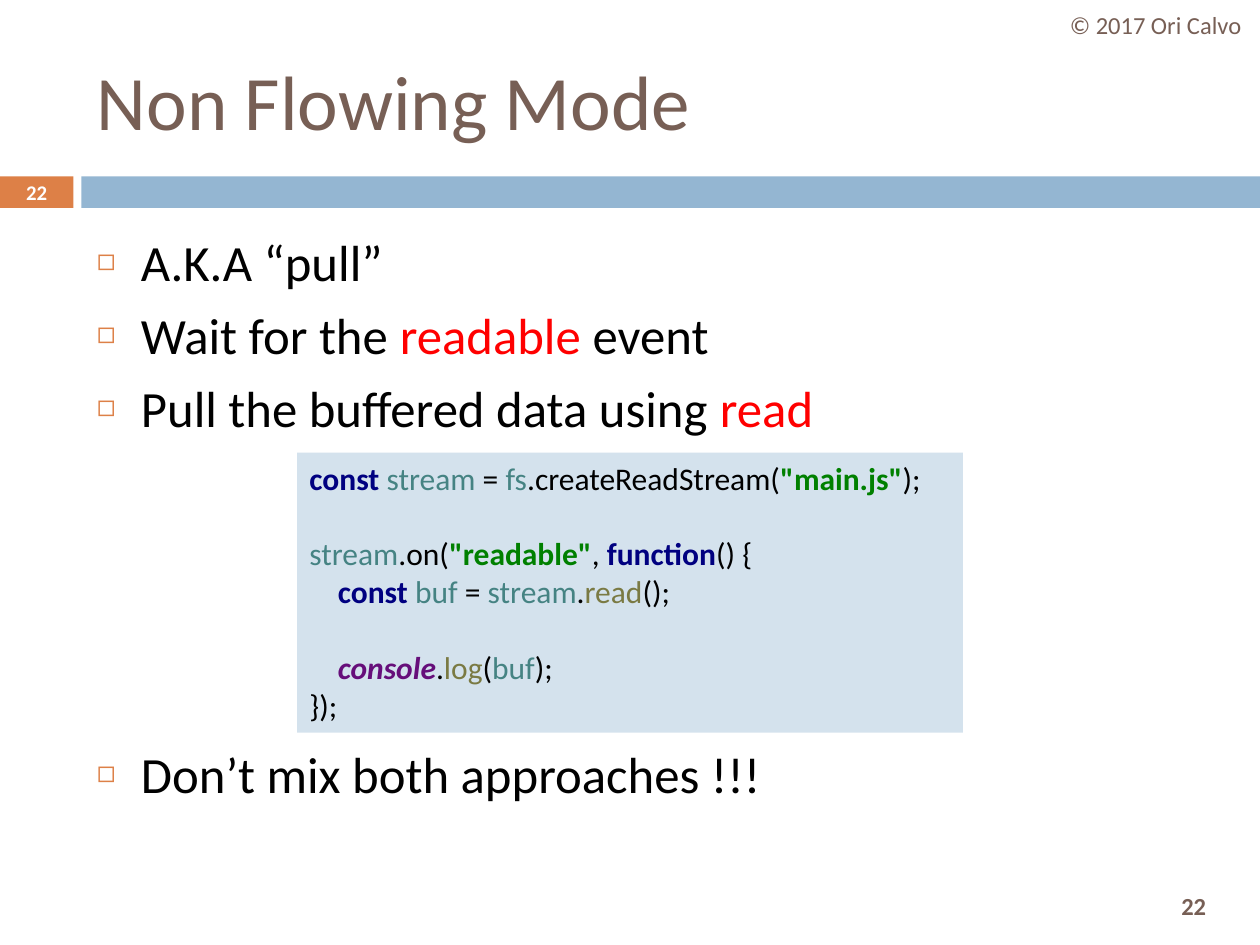
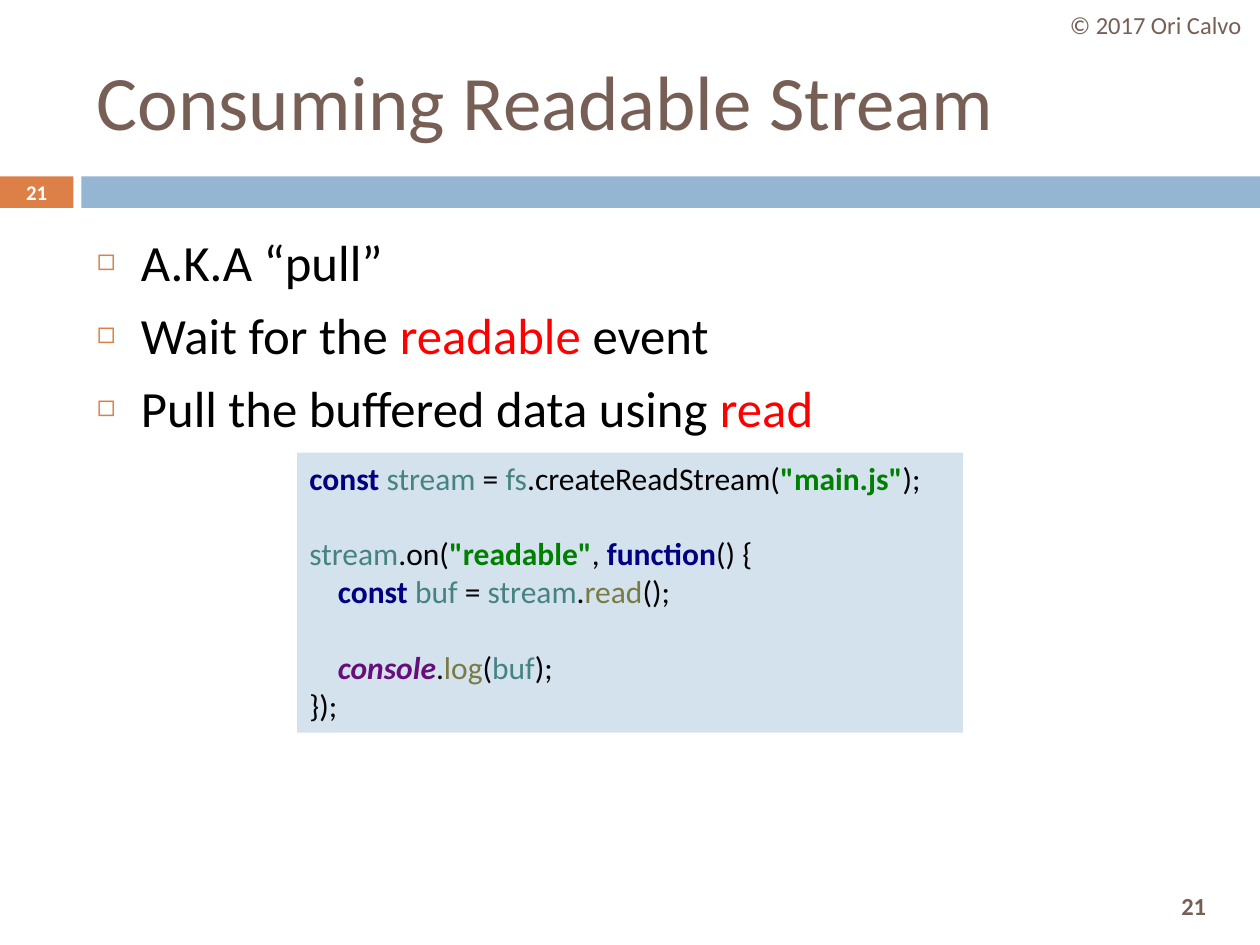
Before and after one commit to oricalvo/course-nodejs, a slide deck: slide 21 of PPTs/05 Core Modules.pptx (slide 22 before the commit). Drawn at 1260x945 pixels with LibreOffice and Linux fonts; fonts in the diff are those of the drawing. Boxes give left, top, right and bottom in pixels: in the first picture for what was removed or moved away, otherwise in the second. Text is boxed around its words. In the diff, an @@ line names an element or a change of style, - is before the commit and + after.

```diff
--- a/PPTs/05 Core Modules.pptx
+++ b/PPTs/05 Core Modules.pptx
@@ title at [97,76,993,143]: text changed @@
-Non Flowing Mode
+Consuming Readable Stream
@@ page number at [26,186,47,200]: text changed @@
-22
+21
@@ text at [141,757,700,802]: paragraph removed @@
-◻ Don’t mix both approaches !!!
@@ page number at [1181,899,1206,915]: text changed @@
-22
+21
```
Also in this commit, not shown: 5 other slides changed, 4 slides added, 10 other files.
